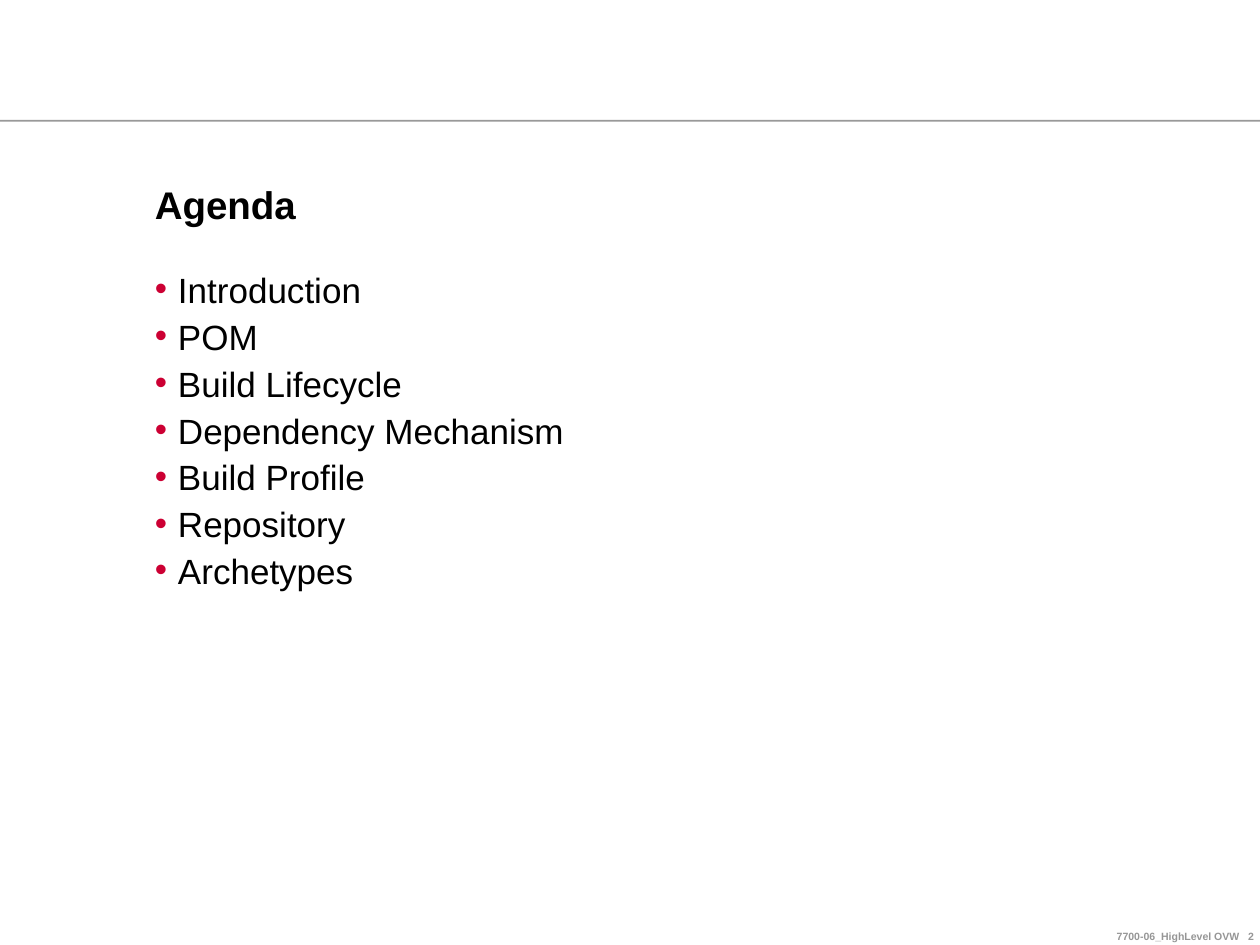
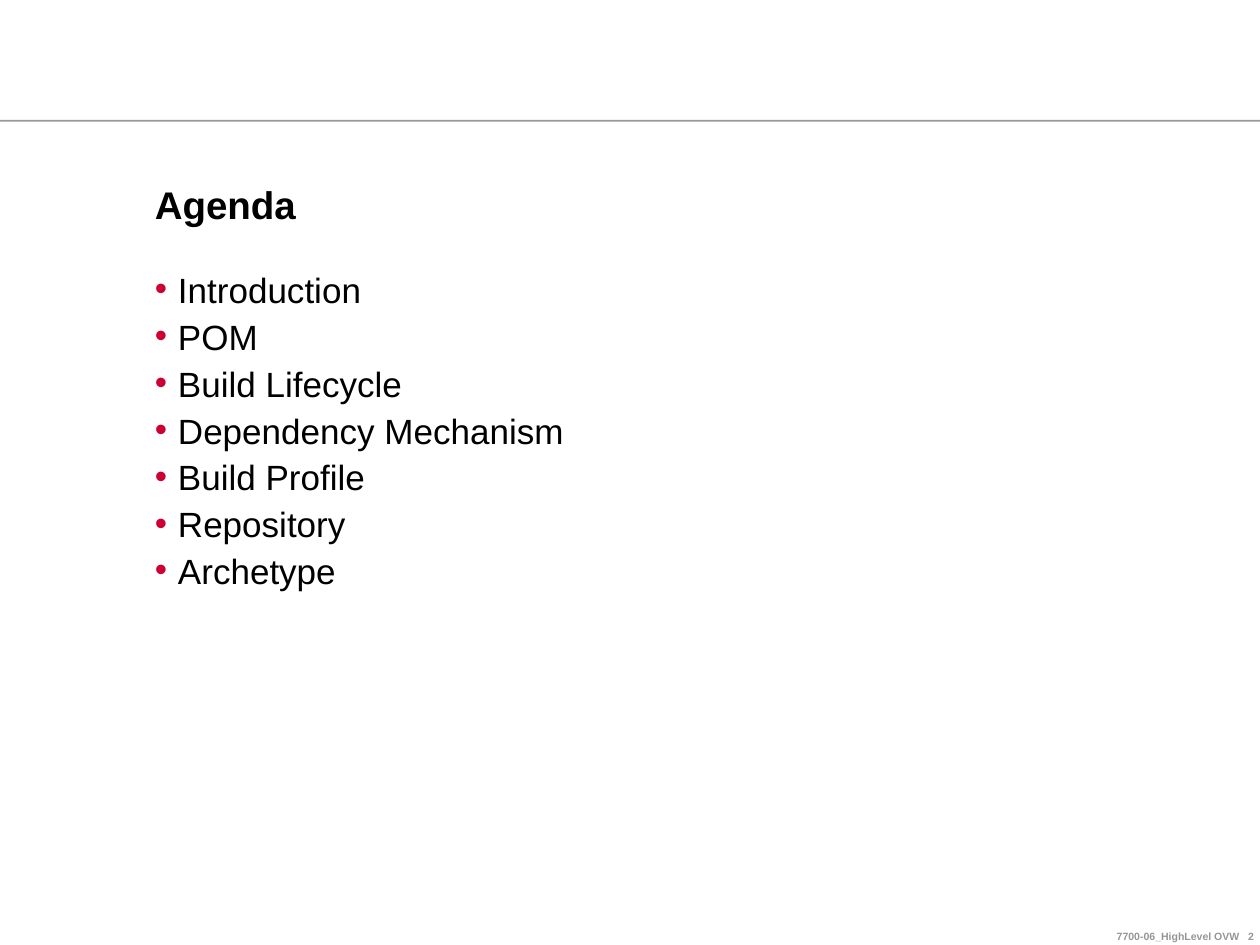
Before and after one commit to ndlongit/longnd-data, a slide deck: slide 2 of Document/Tutorial/Maven for Beginners.ppt. Drawn at 1260x945 pixels with LibreOffice and Linux fonts; fonts in the diff are those of the drawing; background and template pictures are left out. Boxes give left, top, right and bottom in pixels: in the first picture for what was removed or moved away, otherwise in the second. Text is boxed around its words. In the diff, an @@ line names an element or a change of style, - is before the commit and + after.

```diff
--- a/Document/Tutorial/Maven for Beginners.ppt
+++ b/Document/Tutorial/Maven for Beginners.ppt
@@ text at (x1=178, y1=558, x2=336, y2=591): text changed @@
-• Archetypes
+• Archetype
```
Also in this commit, not shown: 13 other slides changed.
